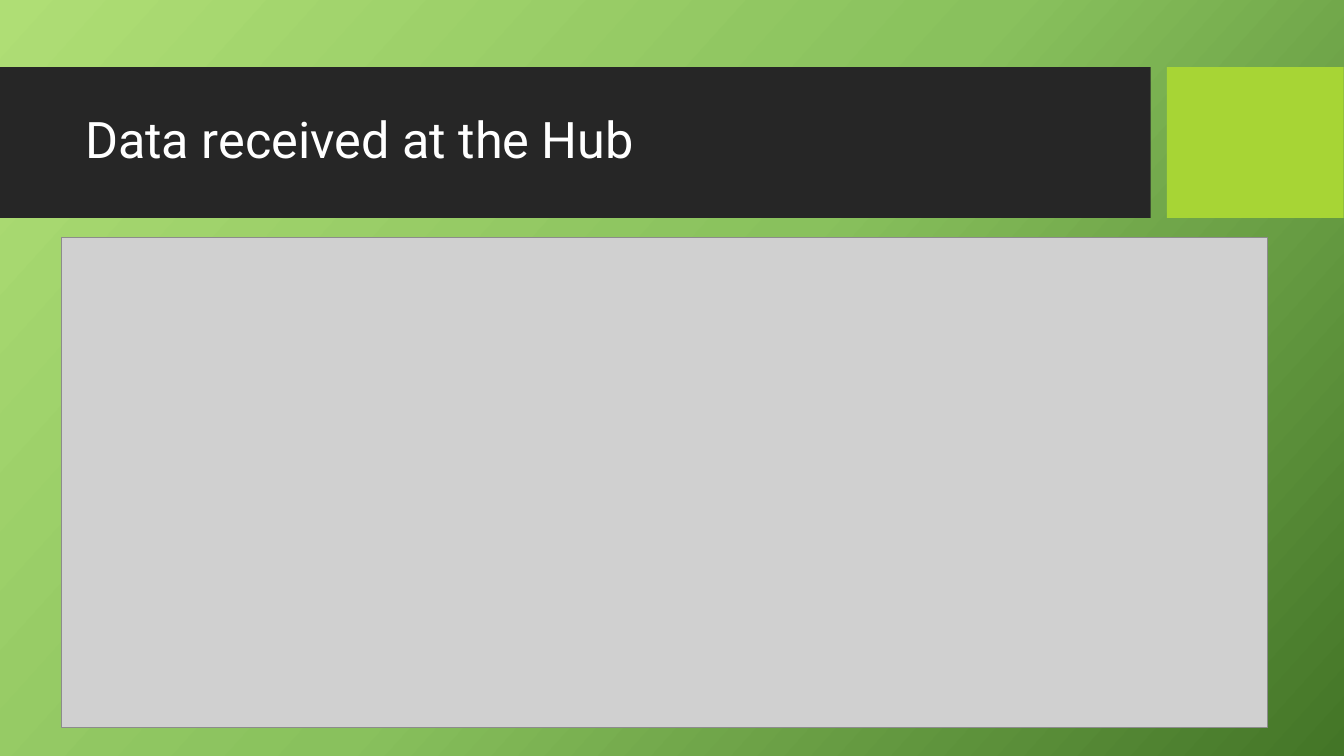
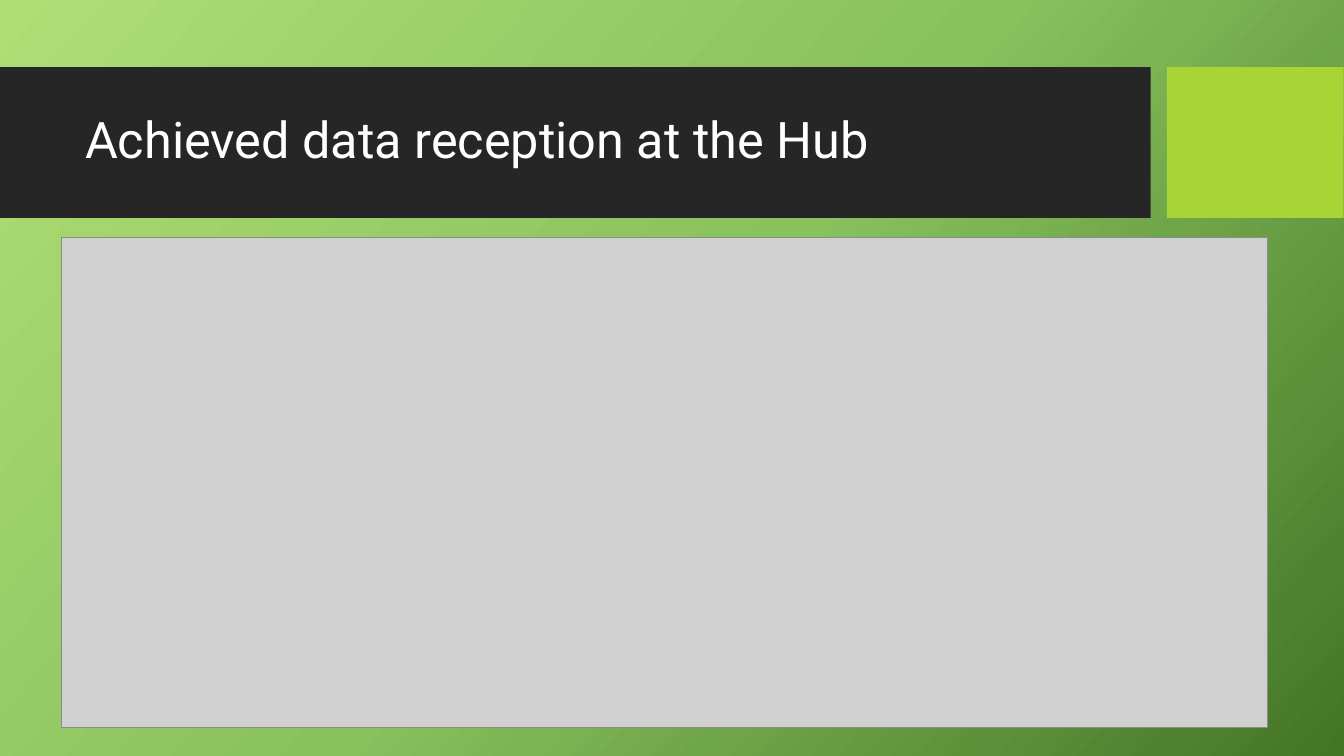
Before and after one commit to Haz-IQ/Precise-Agriculture, a slide deck: slide 17 of Presentation PA.pptx. Drawn at 1344x756 pixels with LibreOffice and Linux fonts; fonts in the diff are those of the drawing; grey boxes stand for pictures; background and template pictures are left out. Boxes give left, top, right and bottom in pixels: in the first picture for what was removed or moved away, otherwise in the second. Text is boxed around its words. In the diff, an @@ line names an element or a change of style, - is before the commit and + after.

```diff
--- a/Presentation PA.pptx
+++ b/Presentation PA.pptx
@@ title at [85, 120, 869, 169]: text changed @@
-Data received at the Hub
+Achieved data reception at the Hub
```
Also in this commit, not shown: 4 other slides changed, 1 slide added, 2 slides removed.
